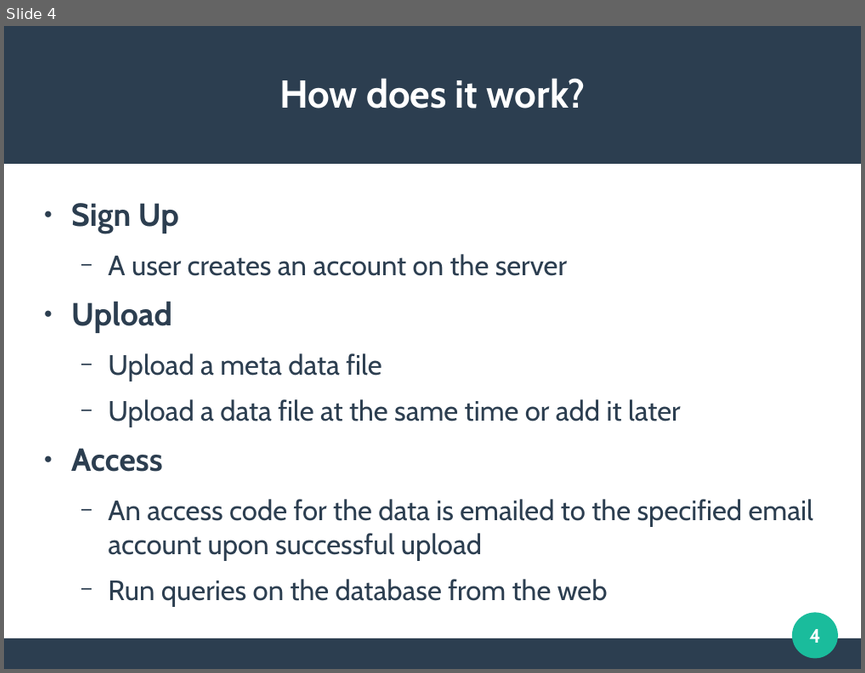
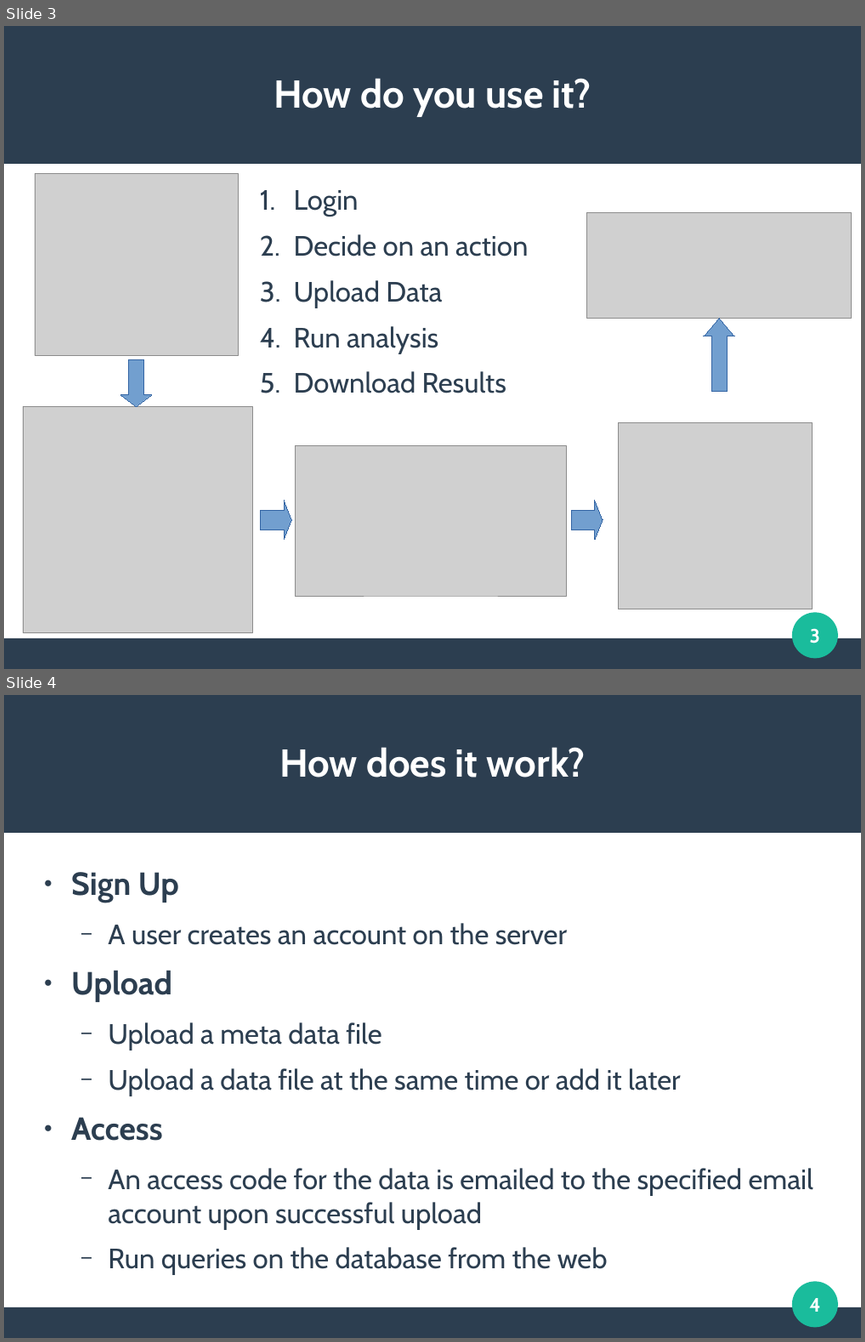
Before and after one commit to clemente-lab/mmeds-meta, a slide deck: sql/mmeds.odp. Shown one above the other, each under a label of ours: slide 4 before the commit, slides 3 and 4 after it. The pictures are 865x673 and 865x1342 pixels, drawn with LibreOffice and Linux fonts; fonts in the diff are those of the drawing; grey boxes stand for pictures. Boxes give left, top, right and bottom in pixels: in the first picture for what was removed or moved away, otherwise in the second. Text is boxed around its words. In the diff, an @@ line names an element or a change of style, - is before the commit and + after.

```diff
--- a/sql/mmeds.odp
+++ b/sql/mmeds.odp
@@ slide 3 added at (4,26,861,669), background #FFFFFF; not listed: 3 template elements that a slide beside it also shows @@
@@ title added at (273,78,591,117), 36 pt, text #FFFFFF, bold @@
+How do you use it?
@@ picture added at (35,174,238,356) @@
@@ text added at (294,190,528,393), 25.9 pt, text #2C3E50 @@
+  1. Login
+  2. Decide on an action
+  3. Upload Data
+  4. Run analysis
+  5. Download Results
@@ picture added at (587,213,851,318) @@
@@ up arrow added at (704,318,735,392), fill #729FCF, outline #3465A4 0 pt @@
@@ down arrow added at (120,359,152,406), fill #729FCF, outline #3465A4 0 pt @@
@@ picture added at (23,406,253,632) @@
@@ picture added at (619,422,812,609) @@
@@ picture added at (296,446,566,596) @@
@@ right arrow added at (261,500,291,539), fill #729FCF, outline #3465A4 0 pt @@
@@ right arrow added at (572,500,602,539), fill #729FCF, outline #3465A4 0 pt @@
@@ page number added at (810,628,820,643), 18 pt, text #FFFFFF, bold @@
+3
```
Also in this commit, not shown: 4 slides changed, 3 other slides added, 3 slides removed, 5 other files.
